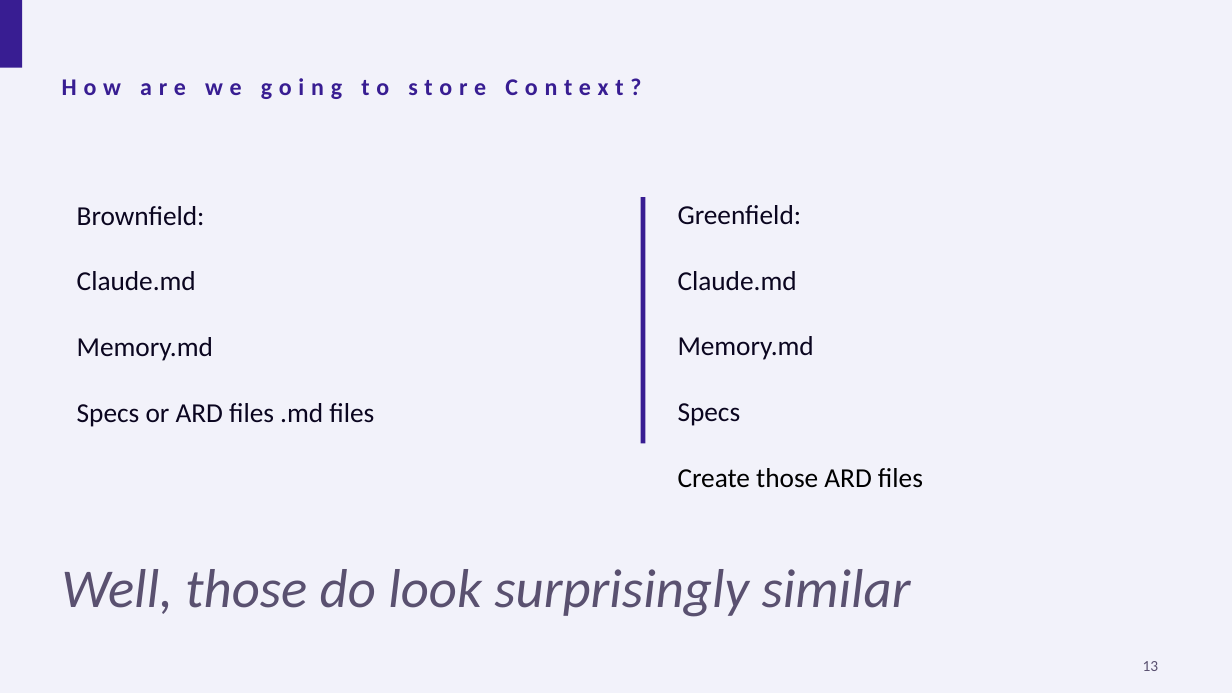
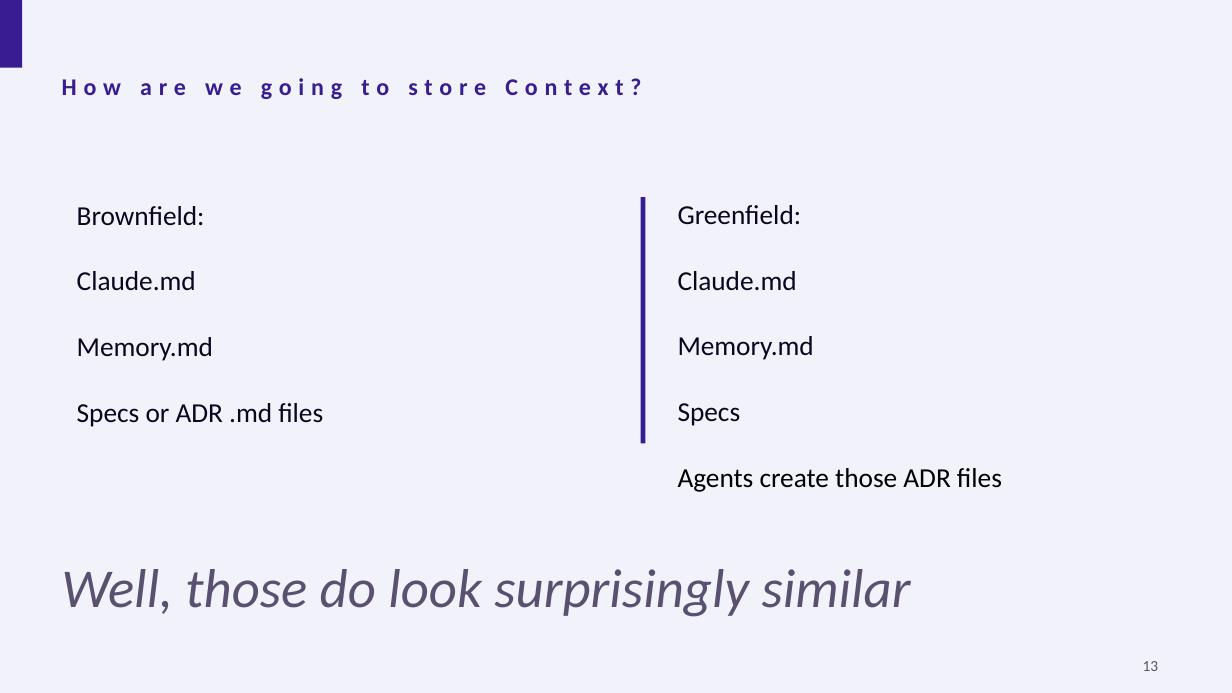
Before and after one commit to CommonDialog/Presentations, a slide deck: slide 13 of SoftEd/BrownfieldVsGreenfield/Greenfield vs Brownfield.pptx [Autosaved].pptx. Drawn at 1232x693 pixels with LibreOffice and Linux fonts; fonts in the diff are those of the drawing. Boxes give left, top, right and bottom in pixels: in the first picture for what was removed or moved away, otherwise in the second. Text is boxed around its words. In the diff, an @@ line names an element or a change of style, - is before the commit and + after.

```diff
--- a/SoftEd/BrownfieldVsGreenfield/Greenfield vs Brownfield.pptx [Autosaved].pptx
+++ b/SoftEd/BrownfieldVsGreenfield/Greenfield vs Brownfield.pptx [Autosaved].pptx
@@ text at box(77, 403, 323, 427): text changed @@
-Specs or ARD files .md files
+Specs or ADR .md files
@@ text at box(678, 468, 1002, 492): text changed @@
-Create those ARD files
+Agents create those ADR files
```
Also in this commit, not shown: 13 other slides changed.
